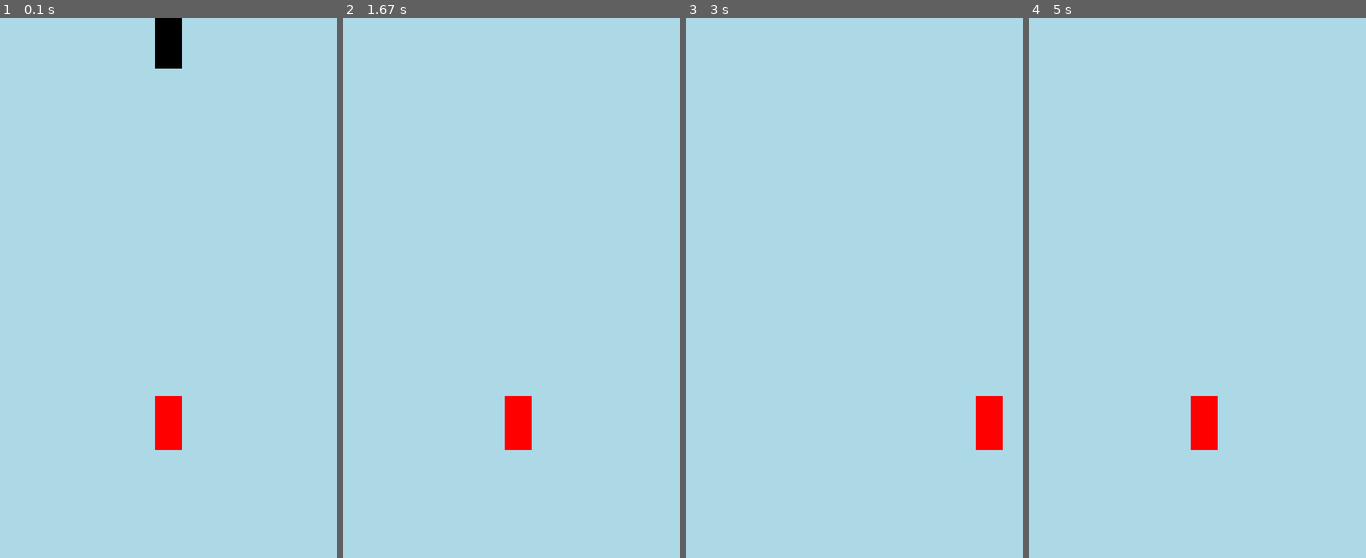
Above: before the commit, frames 1-4 (left to right).
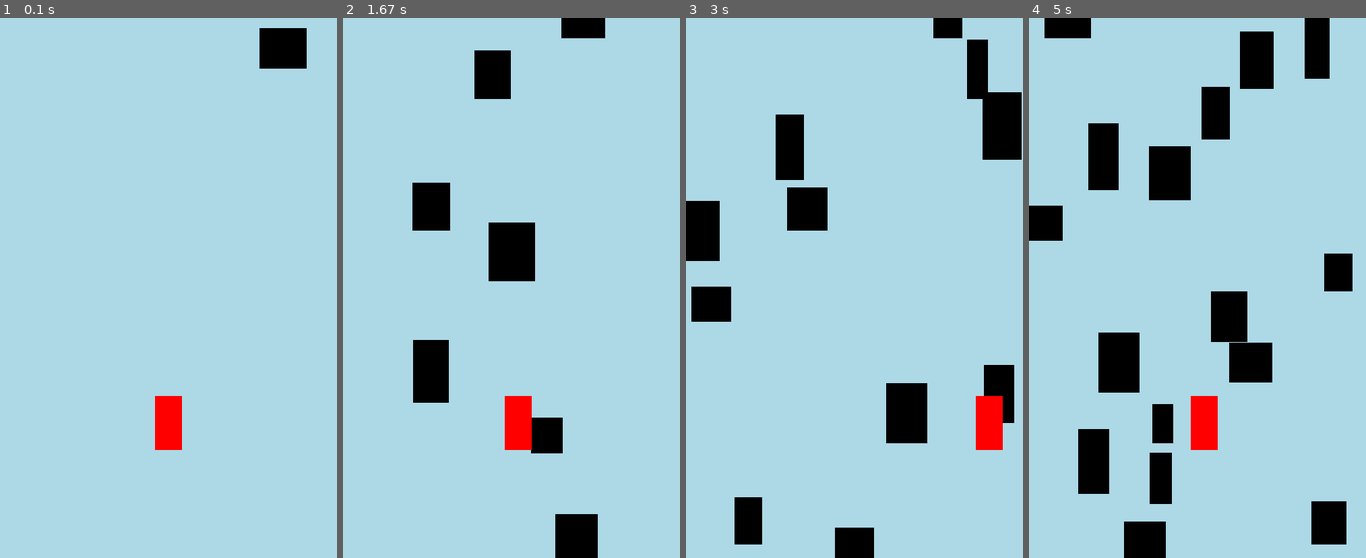
Above: after the commit, the same moments.

Repository: Yu266426/Hack-Club
Game: pygame game, started from Hack Club Tutorial/main.py
The game is run twice, just before and just after one commit, with the same random seed, the same clock (stepped at 60 frames per second) and the same inputs.
Inputs:
- Up to frame 1 (0.1 s): no input
- Up to frame 2 (1.67 s): tap Space at 0.33, 0.73, 1.03, 1.23, 1.53 s; hold Right 0.67-1.13 s; hold Right 1.17-1.63 s
- Up to frame 3 (3 s): hold Left 1.67-2.2 s; tap Space at 1.73, 2.03, 2.3, 2.6, 2.73 s; hold Left 2.23-2.63 s; hold Right from 2.67 s (still down)
- Up to frame 4 (5 s): tap Space at 3.03, 3.4, 3.7, 3.9, 4.2, 4.4, 4.7, 4.9 s; release Right at 3.3 s; hold Left 3.33-3.8 s; hold Right 3.83-4.3 s; hold Right 4.33-4.8 s; hold Left from 4.83 s (still down)

The runs differ from the first frame. In frame 1, 1.8% of the frame differs, in the area x 46-91%, y 0-10%; in frame 2, 6.8%; in frame 3, 9.7%; in frame 4, 14%, in the area x 0-96%, y 0-100%.

Commit message:
Added Box Spawning

Diff:
--- a/Hack Club Tutorial/box.py
+++ b/Hack Club Tutorial/box.py
@@ -1,3 +1,5 @@
+import random
+
 import pygame
 
 
@@ -5,10 +7,10 @@
 	def __init__(self):
 		self.speed = 15
 
-		self.image = pygame.Surface((40, 80))
+		self.image = pygame.Surface((random.randint(30, 70), random.randint(50, 100)))
 		self.image.fill("black")
 
-		self.rect = self.image.get_rect(midbottom=(250, 0))
+		self.rect = self.image.get_rect(midbottom=(random.randint(20, 480), 0))
 
 	def update(self):
 		self.rect.y += self.speed
--- a/Hack Club Tutorial/main.py
+++ b/Hack Club Tutorial/main.py
@@ -10,7 +10,9 @@
 
 player = Player((250, 600))
 
-box = Box()
+boxes = []
+box_spawn_time = 0
+box_cooldown = 30
 
 # Game loop
 is_running = True
@@ -25,12 +27,31 @@
 			if event.key == pygame.K_ESCAPE:
 				is_running = False
 
+			if event.key == pygame.K_SPACE:
+				boxes.append(Box())
+
+	box_spawn_time -= 1
+	if box_spawn_time <= 0:
+		boxes.append(Box())
+
+		box_spawn_time = box_cooldown
+
+		if box_cooldown > 5:
+			box_cooldown *= 0.85
+
 	player.update()
-	box.update()
+
+	for box in boxes:
+		box.update()
+
+		if box.rect.top > 800:
+			boxes.remove(box)
 
 	window.fill("light blue")  # Make the background blue
 
-	box.draw(window)
+	for box in boxes:
+		box.draw(window)
+
 	player.draw(window)
 
 	pygame.display.update()  # Update our display to show changes
